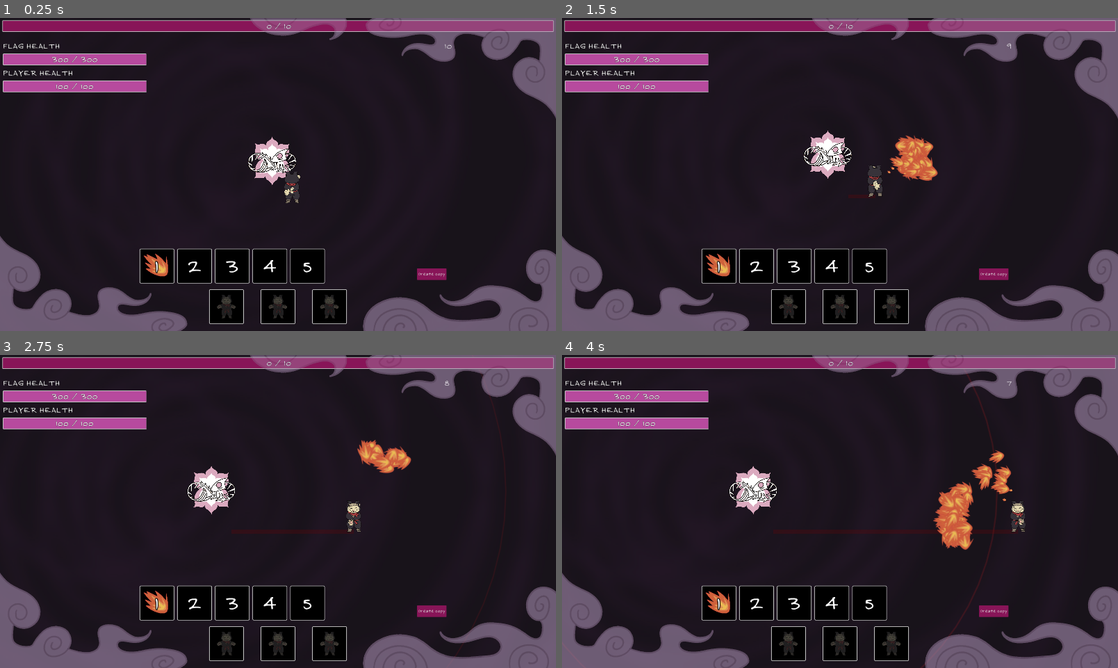
Above: before the commit, frames 1-4 (two rows, left to right).
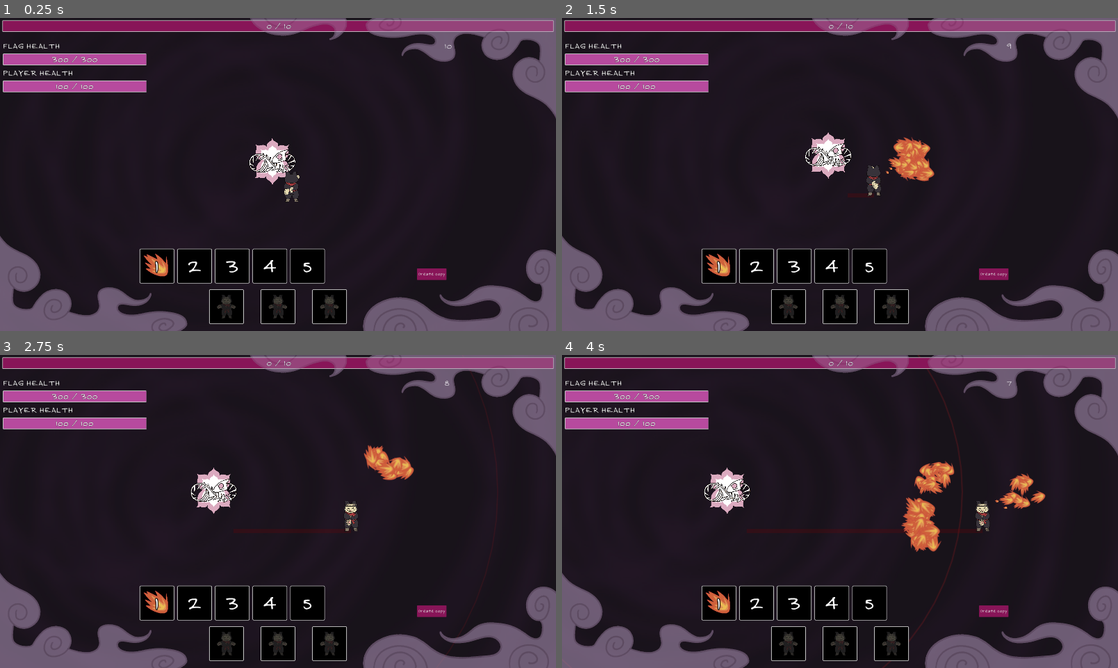
Above: after the commit, the same moments.

Repository: duckenclaw/gmtk2025
Game: Godot game, scene res://src/game/game.tscn
Two runs of this game, one before a commit and one after it. Both use one fixed random seed, a clock stepped at 60 frames per second and the inputs below.
Inputs (mouse positions are in pixels of both pictures, inside the frame that each line leads up to):
- Up to frame 1 (0.25 s): no input
- Up to frame 2 (1.5 s): click "Create copy" at 0.5 s; move the mouse to (962, 158) at 1.27 s; press the mouse at (962, 158) at 1.28 s; hold Right (ui_right) from 1.28 s (still down)
- Up to frame 3 (2.75 s): release Right (ui_right) at 2 s; release the mouse at (400, 495) at 2 s; drag from (166, 527) to (361, 517) at 2.02 s
- Up to frame 4 (4 s): move the mouse to (895, 442) at 2.77 s; press the mouse at (895, 442) at 2.78 s; hold Right (ui_right) 2.78-3.5 s; release the mouse at (895, 442) at 3.5 s; drag from (812, 574) to (1006, 517) at 3.52 s

The runs differ from the first frame. In frame 1, 0.3% of the frame differs, in the area x 44-54%, y 38-60%; in frame 2, 1.0%; in frame 3, 1.3%; in frame 4, 5.1%, in the area x 25-87%, y 0-100%.

Commit message:
added some sfx files and Sound

Diff:
--- /dev/null
+++ b/default_bus_layout.tres
@@ -0,0 +1,16 @@
+[gd_resource type="AudioBusLayout" format=3 uid="uid://cw48qtx178avy"]
+
+[resource]
+bus/0/volume_db = -10.51852
+bus/1/name = &"Music"
+bus/1/solo = false
+bus/1/mute = false
+bus/1/bypass_fx = false
+bus/1/volume_db = -10.750728
+bus/1/send = &"Master"
+bus/2/name = &"Effects"
+bus/2/solo = false
+bus/2/mute = false
+bus/2/bypass_fx = false
+bus/2/volume_db = -10.0691595
+bus/2/send = &"Master"
--- a/project.godot
+++ b/project.godot
@@ -22,6 +22,7 @@
 State="*res://src/game/state.gd"
 ParticlePool="*res://src/ui/numbers/particle_pool.gd"
 WaitUtil="*res://src/utils/wait_util.gd"
+Sound="*res://src/sound/sound.gd"
 
 [display]
 
--- a/src/game/game.tscn
+++ b/src/game/game.tscn
@@ -33,16 +33,16 @@
 
 [node name="Background" type="Sprite2D" parent="."]
 modulate = Color(0.32358384, 0.32358387, 0.32358384, 1)
-scale = Vector2(0.8, 0.8)
+scale = Vector2(0.85, 0.85)
 texture = ExtResource("3_72t65")
 
 [node name="Camera2D" type="Camera2D" parent="."]
 position = Vector2(0, 2)
-zoom = Vector2(1.4, 1.4)
-limit_left = -900
-limit_top = -500
-limit_right = 900
-limit_bottom = 500
+zoom = Vector2(1.35, 1.35)
+limit_left = -1000
+limit_top = -580
+limit_right = 1000
+limit_bottom = 580
 
 [node name="Circle" type="Node2D" parent="."]
 script = ExtResource("4_72t65")
--- /dev/null
+++ b/src/sound/base_sfx.gd
@@ -0,0 +1,11 @@
+extends AudioStreamPlayer
+class_name BaseSfx
+
+
+func _ready():
+	play()
+	bus = "Effects"
+	finished.connect(on_finished_playing)
+
+func on_finished_playing():
+	queue_free()
--- /dev/null
+++ b/src/sound/sound.gd
@@ -0,0 +1,28 @@
+extends Node
+# SOUND
+
+var player: AudioStreamPlayer
+
+func _ready():
+	process_mode = Node.PROCESS_MODE_ALWAYS
+
+	player = AudioStreamPlayer.new()
+	add_child(player)
+
+	player.bus = "Music"
+	start_soundtrack()
+
+func play_fire():
+	play_sfx("res://assets/sfx/slap.mp3")
+
+func play_laser():
+	play_sfx("res://assets/sfx/light.mp3")
+
+func start_soundtrack():
+	player.stream = load("res://assets/sfx/asian_soundtrack.mp3")
+	player.play()
+
+func play_sfx(sfx_res: String):
+	var sfx = BaseSfx.new()
+	sfx.stream = load(sfx_res)
+	add_child(sfx)
Not shown, added: assets/sfx/asian_soundtrack.mp3.import
Not shown, added: assets/sfx/fire.mp3.import
Not shown, added: assets/sfx/light.mp3.import
Not shown, added: src/sound/base_sfx.gd.uid
Not shown, added: src/sound/sound.gd.uid
Not shown, changed: assets/.DS_Store
Not shown, added: assets/sfx/asian_soundtrack.mp3
Not shown, added: assets/sfx/fire.mp3
Not shown, added: assets/sfx/light.mp3
Not shown, changed: src/.DS_Store
